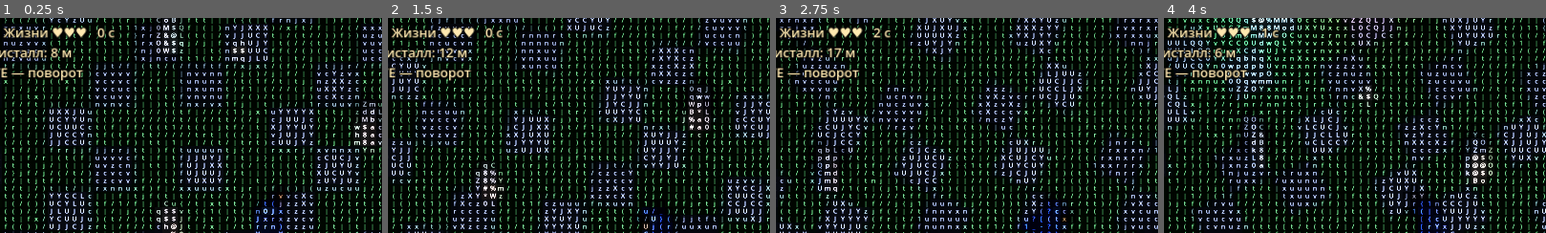
Above: before the commit, frames 1-4 (left to right).
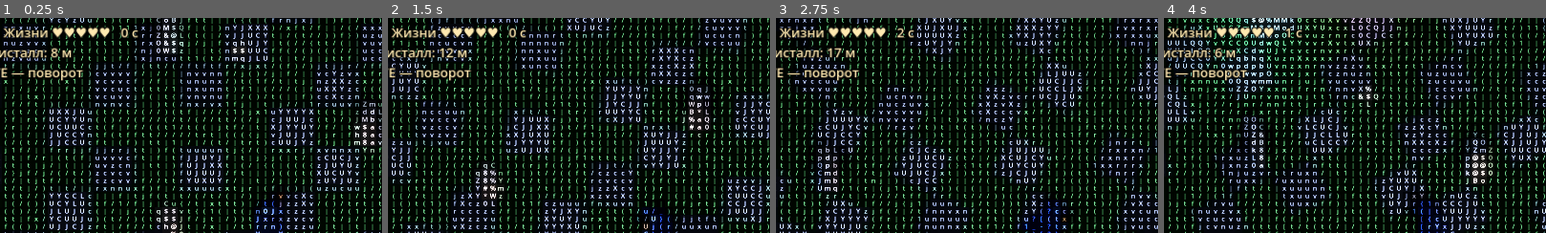
Above: after the commit, the same moments.

Repository: arteick/proxy-test
Game: Godot game, scene res://main.tscn
The game is run twice, just before and just after one commit, with the same random seed, the same clock (stepped at 60 frames per second) and the same inputs.
Inputs (mouse positions are % of the whole screen's width and height, from its top left):
- Up to frame 1 (0.25 s): no input
- Up to frame 2 (1.5 s): tap Enter at 0.5 s; move the mouse to (72, 45) at 0.52 s; hold D 0.53-1.28 s; tap R at 0.6 s; click (72, 45) at 0.67 s; move the mouse to (30, 55) at 1.27 s; hold S from 1.28 s (still down); tap Q at 1.35 s
- Up to frame 3 (2.75 s): move the mouse to (60, 28) at 2.02 s; release S at 2.03 s; hold D from 2.03 s (still down); hold E from 2.03 s (still down)
- Up to frame 4 (4 s): move the mouse to (45, 70) at 2.77 s; release D at 2.78 s; release E at 2.78 s; hold W 2.78-3.53 s; tap R at 2.85 s; click (45, 70) at 2.92 s; move the mouse to (80, 65) at 3.52 s; hold A from 3.53 s (still down); hold Q from 3.53 s (still down)
The pictures show only the part of the screen within x 15-65%, y 0-50%; the shares and areas given below are measured in that part.

The runs differ from the first frame. In frame 1, 0.4% of the frame differs, in the area x 23-37%, y 4-10%; in frame 2, 0.4%; in frame 3, 0.4%; in frame 4, 0.4%.

Commit message:
Чат: жизни героя и мышей
Co-Authored-By: Claude Sonnet 5.5 <noreply@anthropic.com>
Claude-Session: https://claude.ai/code/session_01SrnK2FKu4VBKf33bGC7gDp

Diff:
--- a/godot/scripts/game.gd
+++ b/godot/scripts/game.gd
@@ -7,11 +7,15 @@
 const HIT_R := 0.9
 const SEE_R := 12.0
 const ENEMY_SPEED := 3.0
-const HP_MAX := 3
+const HP_MAX := 5          # жизни героя
+const ENEMY_HP := 3        # жизни каждой мыши, у всех одинаково
+const FIREBALL_DMG := 1
+const BLAST_R := 2.5
 const INVULN := 1.2
 
 var crystals: Array = []   # Vector2(x, z)
 var enemies: Array = []    # Vector2(x, z)
+var enemy_hp: Array = []   # жизни мышей, по индексам enemies
 var homes: Array = []      # где тень стоит, пока героя не видно
 var hp := HP_MAX
 var score := 0
@@ -29,6 +33,8 @@
 		var z := -14.0 - i * 18.0 - rng.randf() * 6.0
 		enemies.append(Vector2(rng.randf_range(-3.0, 3.0), z))
 	homes = enemies.duplicate()
+	for i in ENEMIES:
+		enemy_hp.append(ENEMY_HP)
 
 # Один тик. hero — позиция героя (Vector3). Возвращает события: "pick", "hurt", "win", "lose".
 func update(hero: Vector3, dt: float) -> Array:
@@ -58,3 +64,16 @@
 		state = "win"
 		ev.append("win")
 	return ev
+
+# Взрыв шара в точке (x, z): мыши в радиусе теряют жизни. Возвращает индексы убитых (по убыванию), их уже убрали из массивов.
+func blast(at: Vector2, dmg: int = FIREBALL_DMG) -> Array:
+	var dead: Array = []
+	for i in range(enemies.size() - 1, -1, -1):
+		if enemies[i].distance_to(at) <= BLAST_R:
+			enemy_hp[i] -= dmg
+			if enemy_hp[i] <= 0:
+				enemies.remove_at(i)
+				homes.remove_at(i)
+				enemy_hp.remove_at(i)
+				dead.append(i)
+	return dead
--- a/godot/scripts/spells.gd
+++ b/godot/scripts/spells.gd
@@ -3,6 +3,7 @@
 const Fireball = preload("res://scripts/fireball.gd")
 const Explosion = preload("res://scripts/explosion.gd")
 const Trail = preload("res://scripts/trail.gd")
+signal exploded(at: Vector3)
 # Заклинания: огненный шар (накопление, полёт, отмена), взрывы и выжженные пятна.
 
 var hero: Node3D
@@ -86,6 +87,7 @@
 	return hit if hit != null else fallback
 
 func _explode(at: Vector3) -> void:
+	exploded.emit(at)
 	boom_seed += 1
 	var ex := Explosion.make(at, boom_seed)
 	explosions.append([ex, Explosion.make_node(self, ex)])
--- a/godot/scripts/world.gd
+++ b/godot/scripts/world.gd
@@ -44,6 +44,7 @@
 	ascii_mat = Postfx.build(self, cam)
 	add_child(spells)
 	spells.setup(hero, cam)
+	spells.exploded.connect(_on_explosion)
 	hud = Hud.make_label()
 	var layer := CanvasLayer.new()
 	layer.add_child(hud)
@@ -58,6 +59,13 @@
 	hero.position = Vector3.ZERO
 	crystal_nodes = Actors.spawn_crystals(self, game.crystals)
 	enemy_nodes = Actors.spawn_enemies(self, game.enemies)
+
+func _on_explosion(at: Vector3) -> void:
+	if game.state != "play":
+		return
+	for i in game.blast(Vector2(at.x, at.z)):
+		enemy_nodes[i].queue_free()
+		enemy_nodes.remove_at(i)
 
 func _unhandled_key_input(e: InputEvent) -> void:
 	if e is InputEventKey and e.pressed and e.physical_keycode == KEY_R:
--- a/godot/tests/run.gd
+++ b/godot/tests/run.gd
@@ -64,6 +64,12 @@
 	g.hp = 1; g.hurt_cd = 0.0
 	check(g.update(far_hero, 0.016).has("lose") and g.state == "lose", "игра: поражение")
 	check(g.update(far_hero, 1.0).is_empty(), "игра: после конца события не идут")
+	var bg := Game.new(5)
+	check(Game.HP_MAX > 3 and bg.enemy_hp == [Game.ENEMY_HP, Game.ENEMY_HP, Game.ENEMY_HP], "жизни: герой крепче, у всех мышей поровну")
+	bg.enemies = [Vector2(0, 0), Vector2(1, 0), Vector2(50, 0)]
+	bg.homes = bg.enemies.duplicate()
+	bg.enemy_hp = [1, 3, 3]
+	check(bg.blast(Vector2(0, 0)) == [0] and bg.enemies.size() == 2 and bg.enemy_hp == [2, 3] and bg.homes.size() == 2, "взрыв: ранит в радиусе, убивает без жизней, дальние целы")
 	var w := Game.new(3)
 	w.enemies = []; w.homes = []
 	var evs: Array = []
@@ -80,7 +86,7 @@
 	check(hand.z < -0.3, "герой: правая рука вынесена вперёд к посоху, не назад")
 	var gh := Game.new(1)
 	var txt := Hud.text(gh, Vector3.ZERO)
-	check(txt.contains("Кристаллы 0/8") and txt.contains("♥♥♥") and txt.contains("Ближайший"), "HUD: счёт, жизни, подсказка")
+	check(txt.contains("Кристаллы 0/8") and txt.contains("♥♥♥♥♥") and txt.contains("Ближайший"), "HUD: счёт, жизни, подсказка")
 	gh.state = "win"
 	check(Hud.text(gh, Vector3.ZERO).contains("Победа"), "HUD: победа")
 	gh.state = "lose"; gh.hp = 0
Not shown, changed: docs/DECISIONS.md
Not shown, changed: docs/MEMORY.md
Not shown, changed: docs/PROGRESS.md
Not shown, added: docs/chat/20261026-032825-fe3c.md
